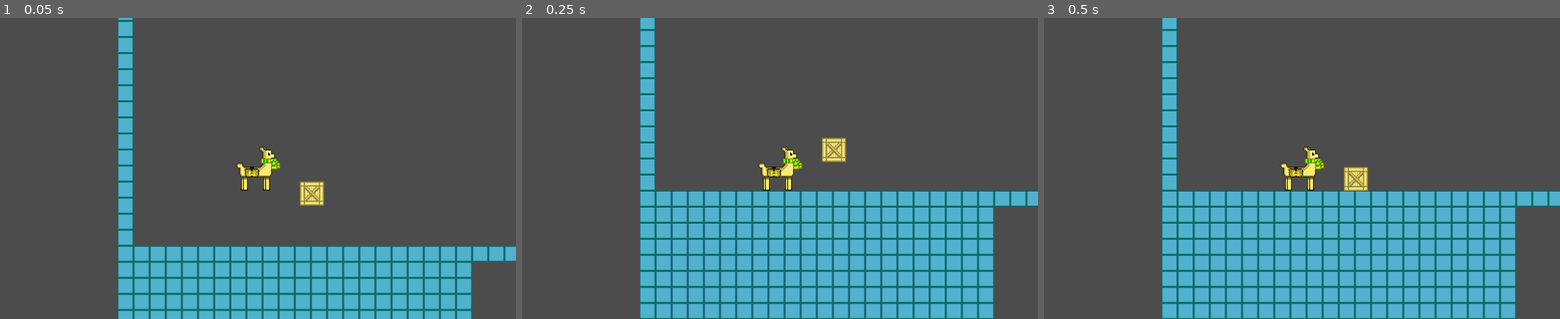
Above: before the commit, frames 1-3 (left to right).
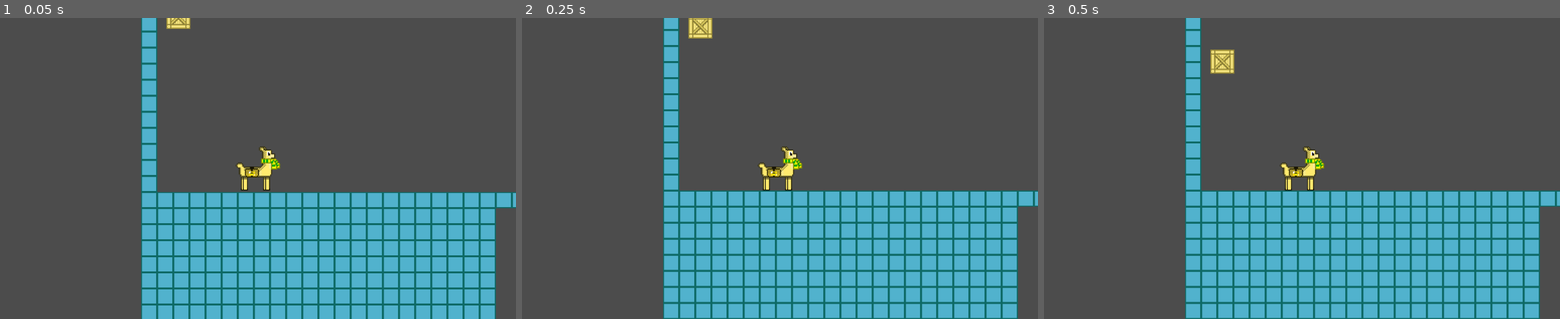
Above: after the commit, the same moments.

Repository: LeoDog896/Llama-Zips
Game: Godot game, scene res://Templates/LevelTemplate.tscn
Two runs of this game, one before a commit and one after it. Both use one fixed random seed, a clock stepped at 60 frames per second and the inputs below.
Inputs:
- Up to frame 1 (0.05 s): no input
- Up to frame 2 (0.25 s): no input
- Up to frame 3 (0.5 s): no input

The runs differ from the first frame. In frame 1, 27% of the frame differs, in the area x 22-100%, y 0-100%; in frame 2, 16%; in frame 3, 16%.

Commit message:
idkkkkkk

Diff:
--- a/Templates/LevelTemplate.tscn
+++ b/Templates/LevelTemplate.tscn
@@ -67,11 +67,11 @@
 cell_size = Vector2( 32, 32 )
 cell_clip_uv = true
 format = 1
-tile_data = PoolIntArray( -1769472, 0, 0, -1703936, 0, 0, -1703836, 0, 0, -1638400, 0, 0, -1638300, 0, 0, -1572864, 0, 0, -1572764, 0, 0, -1507328, 0, 0, -1507228, 0, 0, -1441792, 0, 0, -1441692, 0, 0, -1376256, 0, 0, -1376156, 0, 0, -1310720, 0, 0, -1310620, 0, 0, -1245184, 0, 0, -1245084, 0, 0, -1179648, 0, 0, -1179548, 0, 0, -1114112, 0, 0, -1114012, 0, 0, -1048576, 0, 0, -1048476, 0, 0, -983040, 0, 0, -982940, 0, 0, -917504, 0, 0, -917404, 0, 0, -851968, 0, 0, -851868, 0, 0, -786432, 0, 0, -786332, 0, 0, -720896, 0, 0, -720796, 0, 0, -655360, 0, 0, -655260, 0, 0, -589824, 0, 0, -589724, 0, 0, -524288, 0, 0, -524188, 0, 0, -458752, 0, 0, -458652, 0, 0, -393216, 0, 0, -393116, 0, 0, -327680, 0, 0, -327580, 0, 0, -262144, 0, 0, -262044, 0, 0, -196608, 0, 0, -196508, 0, 0, -131072, 0, 0, -130972, 0, 0, -65536, 0, 0, -65436, 0, 0, 0, 0, 0, 100, 0, 0, 65536, 0, 0, 65636, 0, 0, 131072, 0, 0, 131172, 0, 0, 196608, 0, 0, 262144, 0, 0, 2624 …(6576 unchanged characters)…
+tile_data = PoolIntArray( -1769472, 0, 0, -1703936, 0, 0, -1638400, 0, 0, -1572864, 0, 0, -1507328, 0, 0, -1441792, 0, 0, -1376256, 0, 0, -1310720, 0, 0, -1245184, 0, 0, -1179648, 0, 0, -1114112, 0, 0, -1048576, 0, 0, -983040, 0, 0, -917504, 0, 0, -851968, 0, 0, -786432, 0, 0, -720896, 0, 0, -655360, 0, 0, -589824, 0, 0, -524288, 0, 0, -458752, 0, 0, -393216, 0, 0, -327680, 0, 0, -262144, 0, 0, -196608, 0, 0, -131072, 0, 0, -65536, 0, 0, 0, 0, 0, 65536, 0, 0, 131072, 0, 0, 131120, 0, 0, 196608, 0, 0, 262144, 0, 0, 2624 …(6576 unchanged characters)…
 
 [node name="Crate" parent="." instance=ExtResource( 4 )]
-position = Vector2( 585.879, 48.4156 )
+position = Vector2( 274.195, -197.651 )
 gravity_scale = 8.0
 
 [node name="BindedPlayer" parent="." instance=ExtResource( 1 )]
-position = Vector2( 479.341, -7.98901 )
+position = Vector2( 432.178, 98.6396 )
